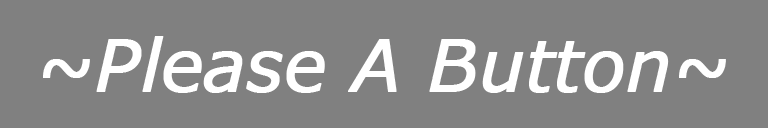
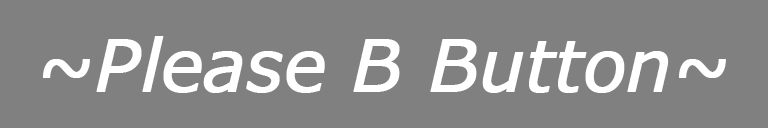
Layer changes from the first 768 × 128 image to the second:
added layer "~Please B Button~" above "~Please A Button~" over box(348, 39, 625, 93)
hid "~Please A Button~" over box(348, 39, 625, 93)
